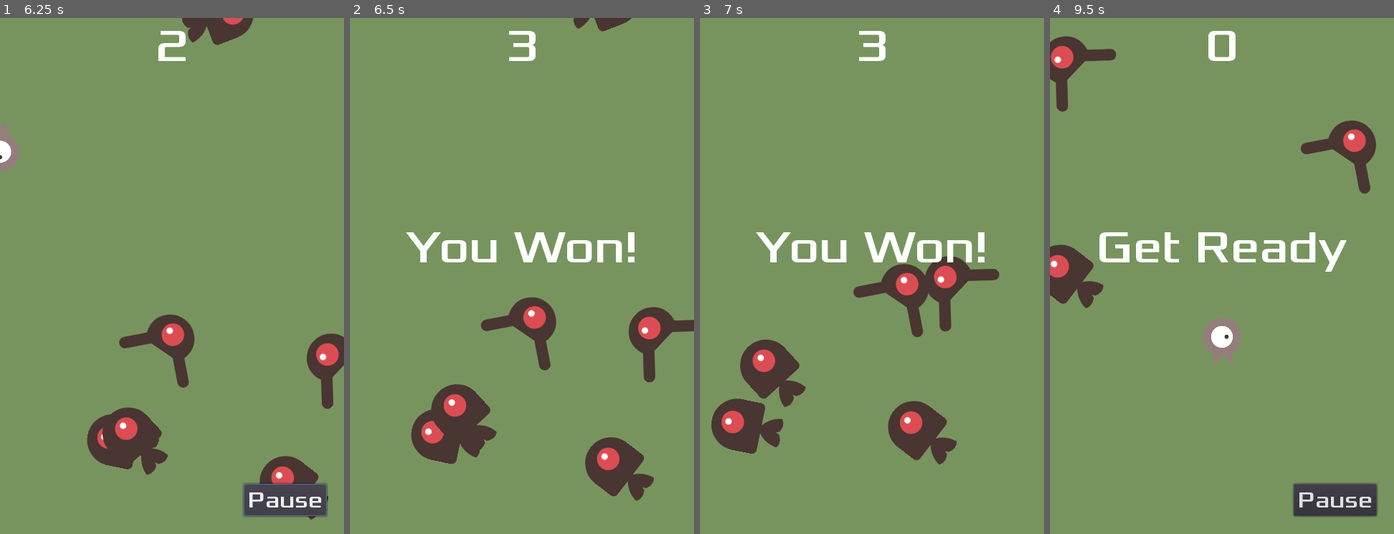
Above: before the commit, frames 1-4 (left to right).
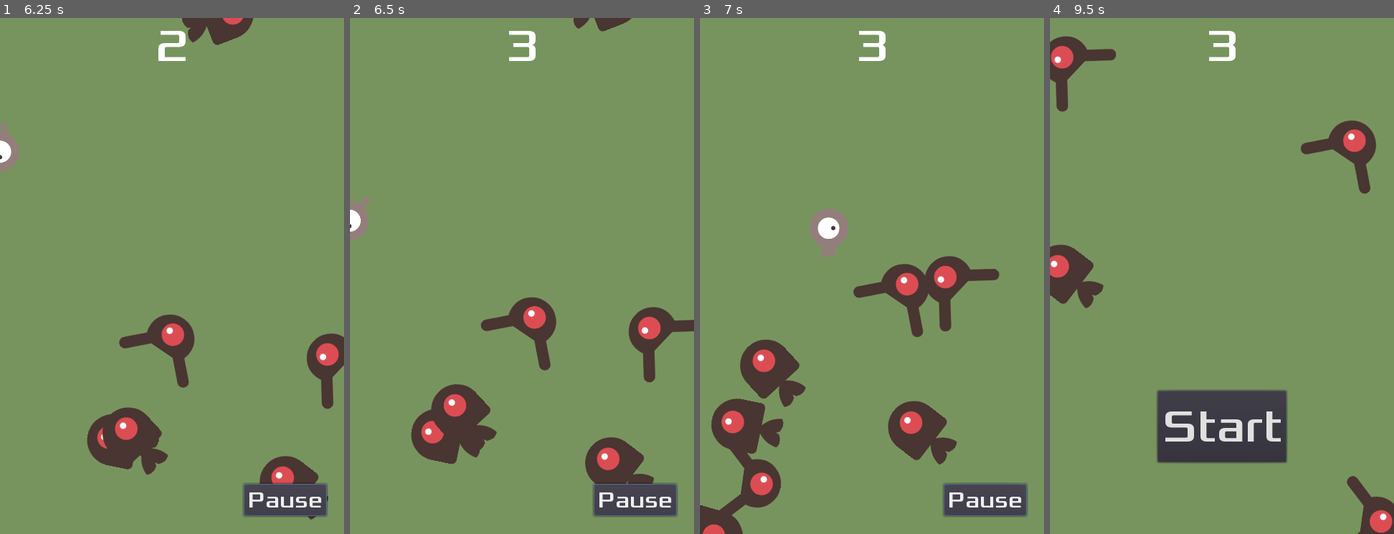
Above: after the commit, the same moments.

Repository: colinmxs/cs497
Game: Godot game, scene res://Main.tscn
The game is run twice, just before and just after one commit, with the same random seed, the same clock (stepped at 60 frames per second) and the same inputs.
Inputs (mouse positions are in pixels of both pictures, inside the frame that each line leads up to):
- Up to frame 1 (6.25 s): click "Start" at 0.5 s; click "Pause" at 1.25 s; click "Play" at 2 s; hold Up (ui_up) 2.78-4.28 s; hold Left (ui_left) 4.28-5.78 s; hold Down (ui_down) from 5.78 s (still down)
- Up to frame 2 (6.5 s): keep holding Down (ui_down)
- Up to frame 3 (7 s): release Down (ui_down) at 6.53 s; hold Right (ui_right) from 6.53 s (still down)
- Up to frame 4 (9.5 s): release Right (ui_right) at 7.28 s; hold Up (ui_up) 7.28-8.03 s; hold Right (ui_right) 8.03-8.75 s; click (1222, 425) at 8.75 s, where only the run before the commit has a clickable "Start"

Frame 1 is identical in both runs. In frame 2, 3.4% of the frame differs, in the area x 0-96%, y 34-97%; in frame 3, 5.4%; in frame 4, 9.9%, in the area x 14-100%, y 2-100%.

Commit message:
change win score

Diff:
--- a/dodge_the_creeps/Main.gd
+++ b/dodge_the_creeps/Main.gd
@@ -45,7 +45,7 @@
     score += 1
     $HUD.update_score(score)
     $MobTimer.wait_time /= 1.1
-    if score == 3:
+    if score == 15:
         game_won()
 
 func game_won():
